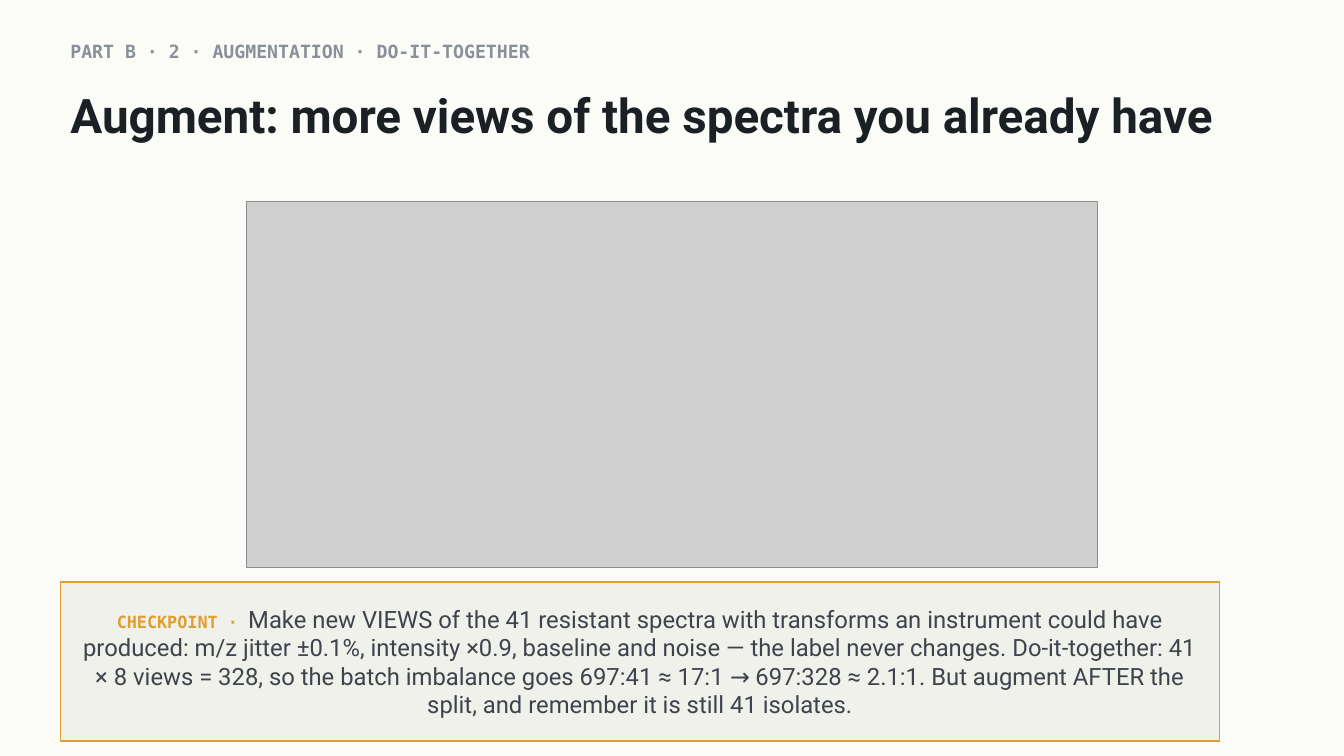
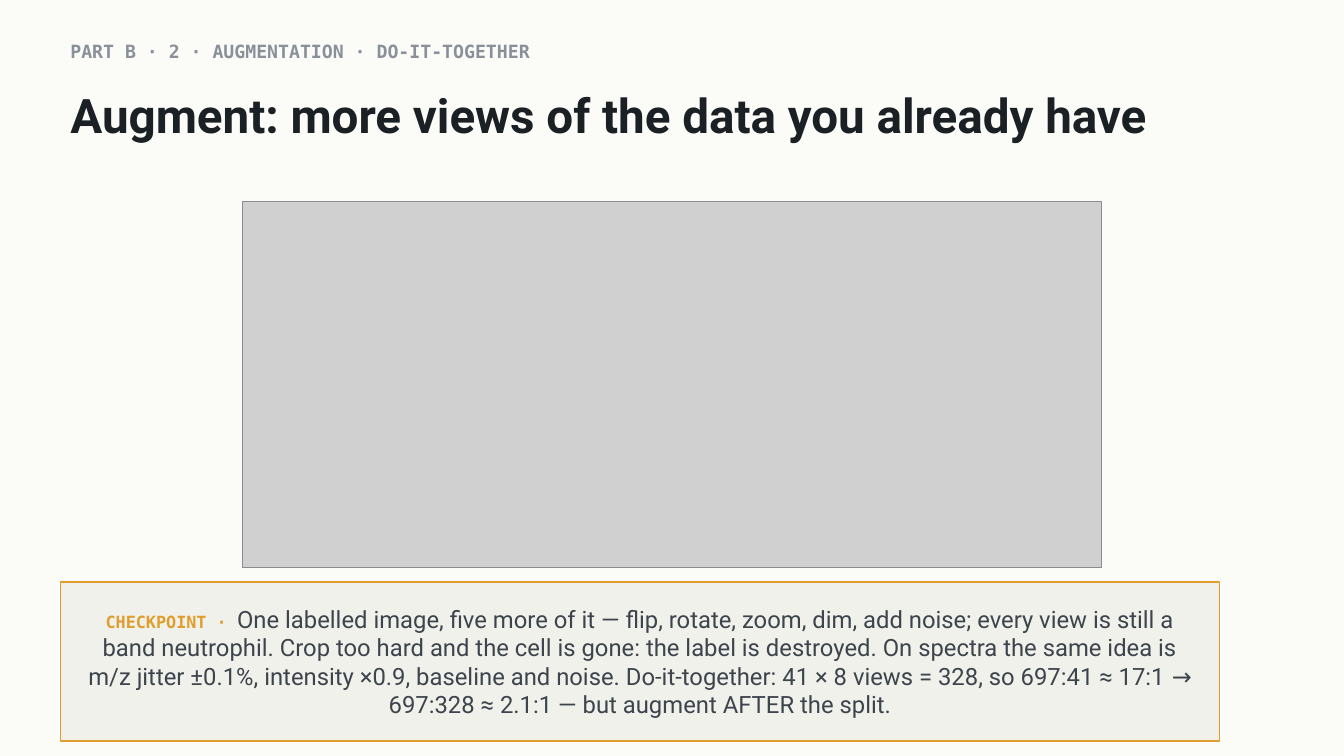
Before and after one commit to indigobio/msacl_dl_course, a slide deck: slide 15 of slides/pptx/lecture10_imbalanced_data.pptx. Drawn at 1344x756 pixels with LibreOffice and Linux fonts; fonts in the diff are those of the drawing; grey boxes stand for pictures. Boxes give left, top, right and bottom in pixels: in the first picture for what was removed or moved away, otherwise in the second. Text is boxed around its words. In the diff, an @@ line names an element or a change of style, - is before the commit and + after.

```diff
--- a/slides/pptx/lecture10_imbalanced_data.pptx
+++ b/slides/pptx/lecture10_imbalanced_data.pptx
@@ text at (70,97,1146,143): text changed @@
-Augment: more views of the spectra you already have
+Augment: more views of the data you already have
@@ picture: place and size @@
-picture at (246,202,1097,568)
+picture at (242,202,1102,568)
@@ text in rectangle at (88,610,1176,718): text changed @@
-CHECKPOINT · Make new VIEWS of the 41 resistant spectra with transforms an instrument could have produced: m/z jitter ±0.1%, intensity ×0.9, baseline and noise — the label never changes. Do-it-together: 41 × 8 views = 328, so the batch imbalance goes 697:41 ≈ 17:1 → 697:328 ≈ 2.1:1. But augment AFTER the split, and remember it is still 41 isolates.
+CHECKPOINT · One labelled image, five more of it — flip, rotate, zoom, dim, add noise; every view is still a band neutrophil. Crop too hard and the cell is gone: the label is destroyed. On spectra the same idea is m/z jitter ±0.1%, intensity ×0.9, baseline and noise. Do-it-together: 41 × 8 views = 328, so 697:41 ≈ 17:1 → 697:328 ≈ 2.1:1 — but augment AFTER the split.
```
Also in this commit, not shown: 5 other files.
